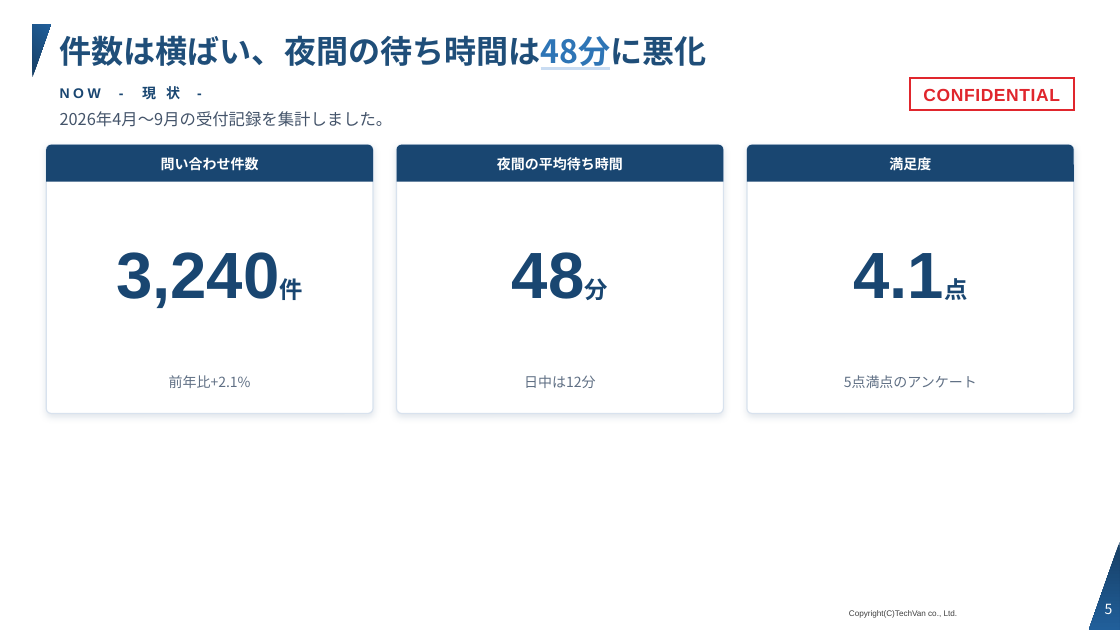
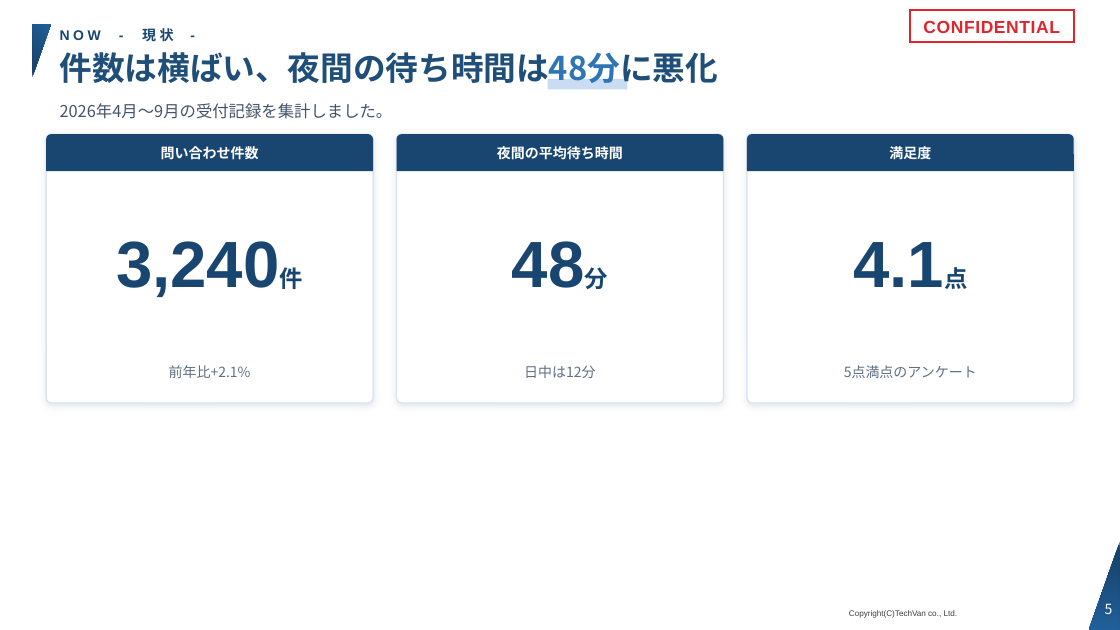
Before and after one commit to Kishi-Satoshi/slide-techvan-dist, a slide deck: slide 5 of plugins/slide-techvan/skills/slide-techvan/examples/catalog-techvan.pptx. Drawn at 1120x630 pixels with LibreOffice and Linux fonts; fonts in the diff are those of the drawing; background and template pictures are left out. Boxes give left, top, right and bottom in pixels: in the first picture for what was removed or moved away, otherwise in the second. Text is boxed around its words. In the diff, an @@ line names an element or a change of style, - is before the commit and + after.

```diff
--- a/plugins/slide-techvan/skills/slide-techvan/examples/catalog-techvan.pptx
+++ b/plugins/slide-techvan/skills/slide-techvan/examples/catalog-techvan.pptx
@@ text at (60,28,173,42): spaces changed @@
-NOW - 現 状 -
+NOW - 現状 -
@@ rectangle "CONFIDENTIAL": place and size @@
-rectangle "CONFIDENTIAL" at (910,78,1074,110)
+rectangle "CONFIDENTIAL" at (910,10,1074,42)
@@ title "件数は横ばい、夜間の待ち時間は48分に悪化": place and size @@
-title "件数は横ばい、夜間の待ち時間は48分に悪化" at (60,35,707,70)
+title "件数は横ばい、夜間の待ち時間は48分に悪化" at (60,52,718,89)
@@ title "件数は横ばい、夜間の待ち時間は48分に悪化" at (60,52,718,89): size 27.5 to 28 pt; underline off in "件数は横ばい、夜間の待ち時間は48分に悪化"; vertical alignment middle to top @@
@@ rectangle added at (548,79,628,89), fill #C9DCF2 @@
@@ text "2026年4月〜9月の受付記録を集計しました。": place and size @@
-text "2026年4月〜9月の受付記録を集計しました。" at (60,111,393,127)
+text "2026年4月〜9月の受付記録を集計しました。" at (60,103,393,119)
@@ 6 texts, 3 round same rects, 3 rounded rectangles: place and size @@
-6 texts, 3 round same rects, 3 rounded rectangles at (46,145,1074,413)
+6 texts, 3 round same rects, 3 rounded rectangles at (46,134,1074,403)
```
Also in this commit, not shown: 25 other slides changed, 9 other files.
